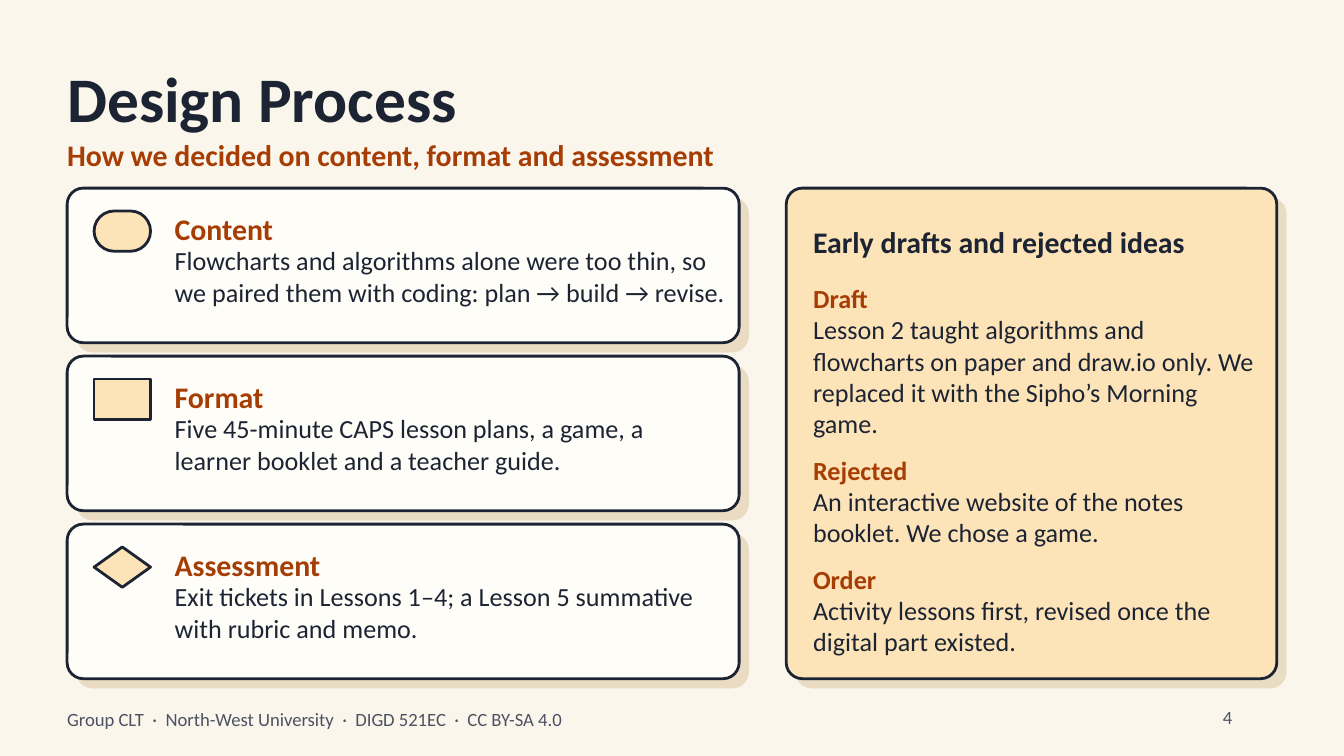
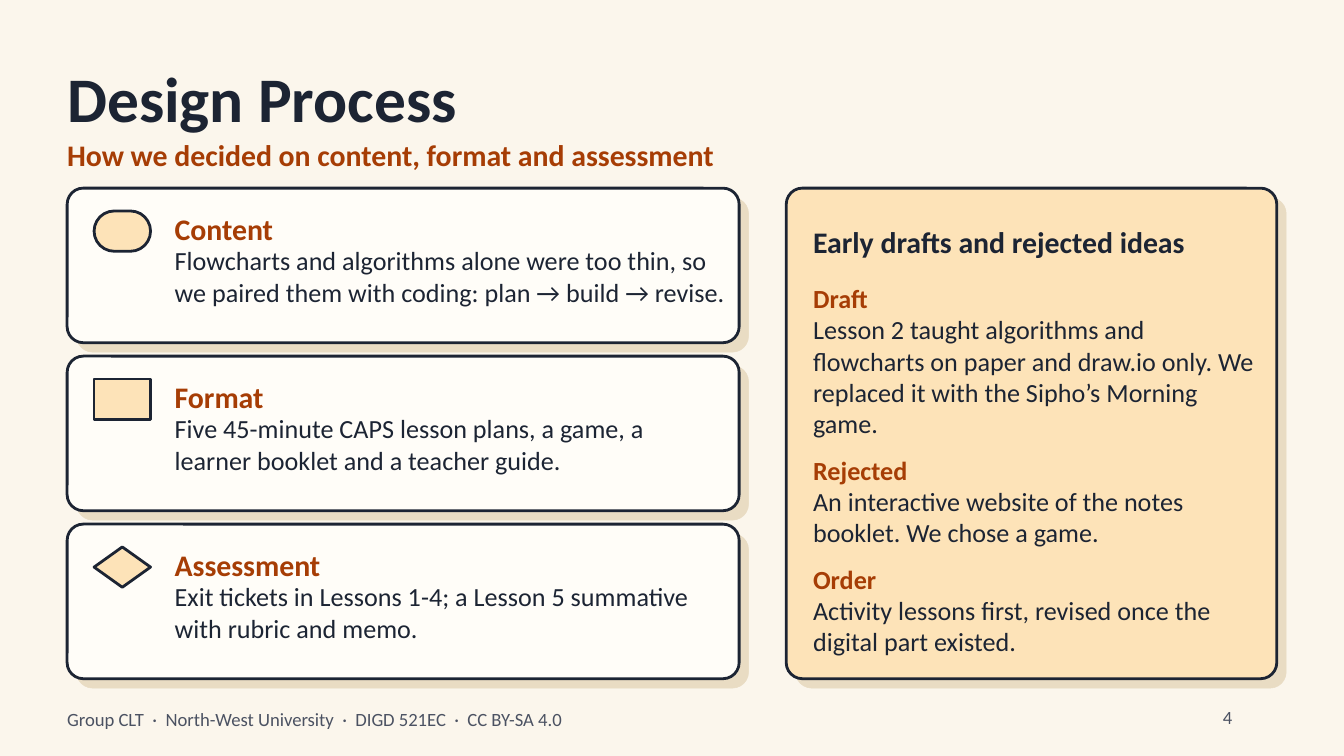
Before and after one commit to VissitingLiam/sipho-algorithm-story, a slide deck: slide 4 of Algorithms_Flowcharts_Presentation_CLT.pptx. Drawn at 1344x756 pixels with LibreOffice and Linux fonts; fonts in the diff are those of the drawing. Boxes give left, top, right and bottom in pixels: in the first picture for what was removed or moved away, otherwise in the second. Text is boxed around its words. In the diff, an @@ line names an element or a change of style, - is before the commit and + after.

```diff
--- a/Algorithms_Flowcharts_Presentation_CLT.pptx
+++ b/Algorithms_Flowcharts_Presentation_CLT.pptx
@@ text at bbox=[175, 588, 688, 638]: text changed @@
-Exit tickets in Lessons 1–4; a Lesson 5 summative with rubric and memo.
+Exit tickets in Lessons 1-4; a Lesson 5 summative with rubric and memo.
```
Also in this commit, not shown: 1 other slide changed, 3 other files.
